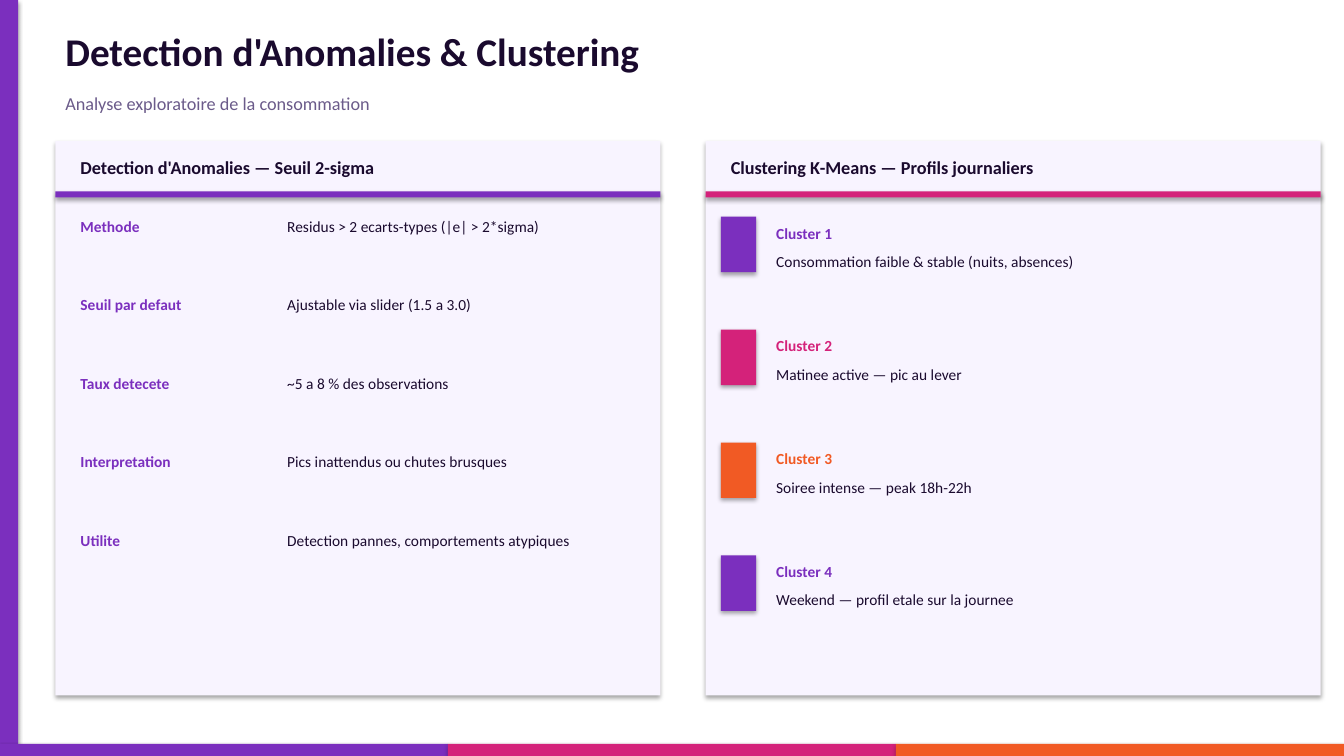
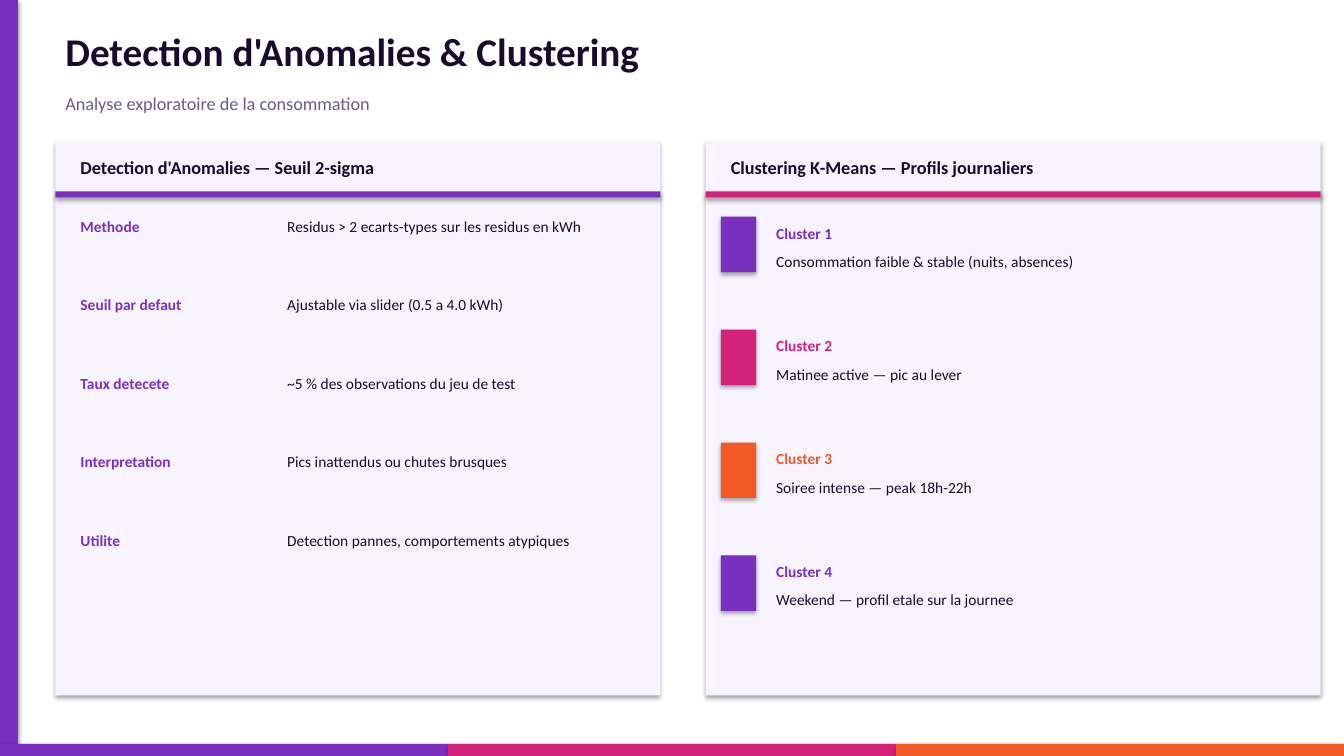
Before and after one commit to awa-creator/dashboard-energie-groupe6, a slide deck: slide 8 of Presentation_Groupe6_Prediction_Energetique.pptx. Drawn at 1344x756 pixels with LibreOffice and Linux fonts; fonts in the diff are those of the drawing. Boxes give left, top, right and bottom in pixels: in the first picture for what was removed or moved away, otherwise in the second. Text is boxed around its words. In the diff, an @@ line names an element or a change of style, - is before the commit and + after.

```diff
--- a/Presentation_Groupe6_Prediction_Energetique.pptx
+++ b/Presentation_Groupe6_Prediction_Energetique.pptx
@@ text at (x1=287, y1=221, x2=581, y2=235): text changed @@
-Residus > 2 ecarts-types (|e| > 2*sigma)
+Residus > 2 ecarts-types sur les residus en kWh
@@ text at (x1=287, y1=299, x2=504, y2=313): text changed @@
-Ajustable via slider (1.5 a 3.0)
+Ajustable via slider (0.5 a 4.0 kWh)
@@ text at (x1=287, y1=378, x2=516, y2=392): text changed @@
-~5 a 8 % des observations
+~5 % des observations du jeu de test
```
Also in this commit, not shown: 9 other slides changed, 2 other files.
